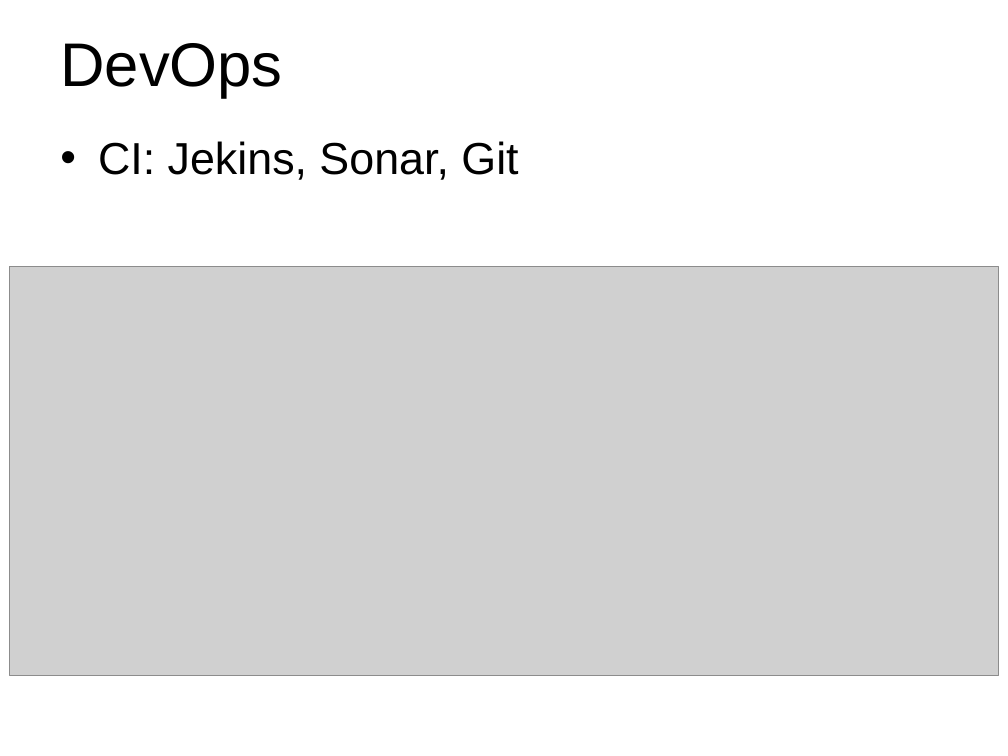
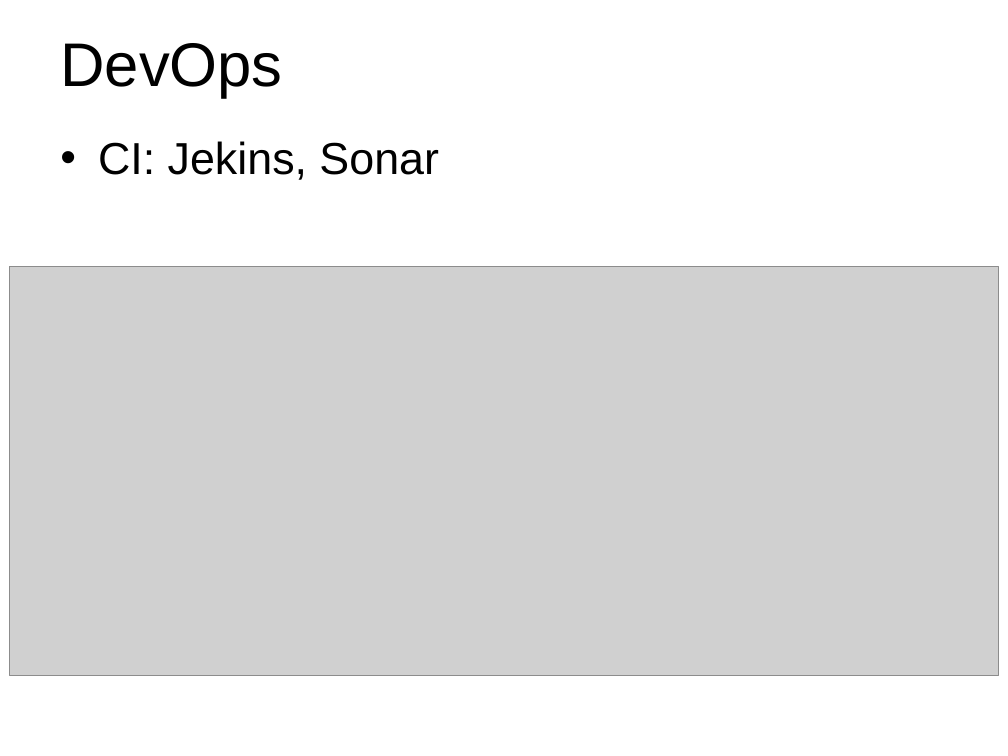
Before and after one commit to Wang-Ray/notes, a slide deck: slide 8 of Architect.ppt. Drawn at 1008x756 pixels with LibreOffice and Linux fonts; fonts in the diff are those of the drawing; grey boxes stand for pictures; background and template pictures are left out. Boxes give left, top, right and bottom in pixels: in the first picture for what was removed or moved away, otherwise in the second. Text is boxed around its words. In the diff, an @@ line names an element or a change of style, - is before the commit and + after.

```diff
--- a/Architect.ppt
+++ b/Architect.ppt
@@ text at box(98, 141, 439, 180): text changed @@
-• CI: Jekins, Sonar, Git
+• CI: Jekins, Sonar
```
Also in this commit, not shown: 3 other slides changed, 2 slides added, 1 other file.
